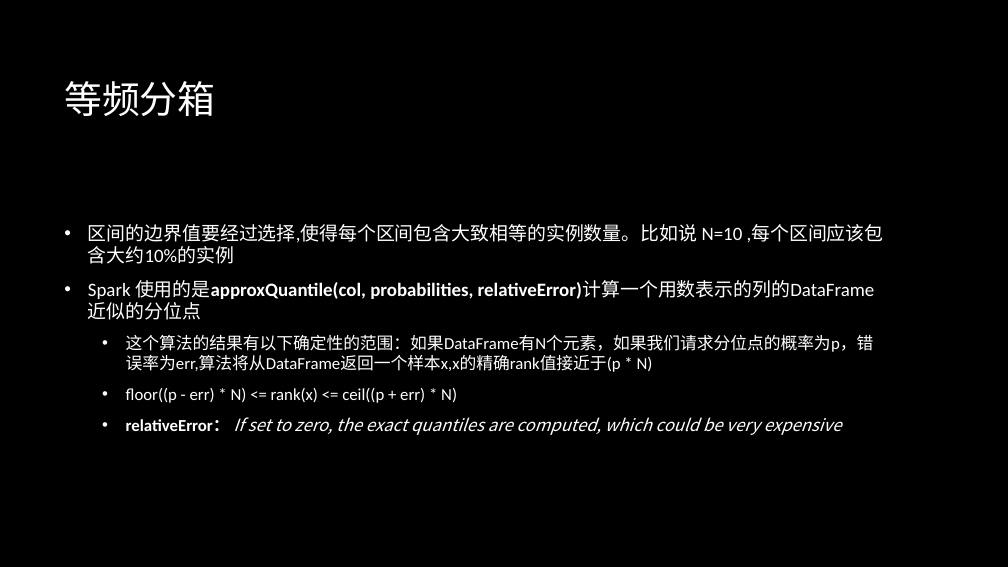
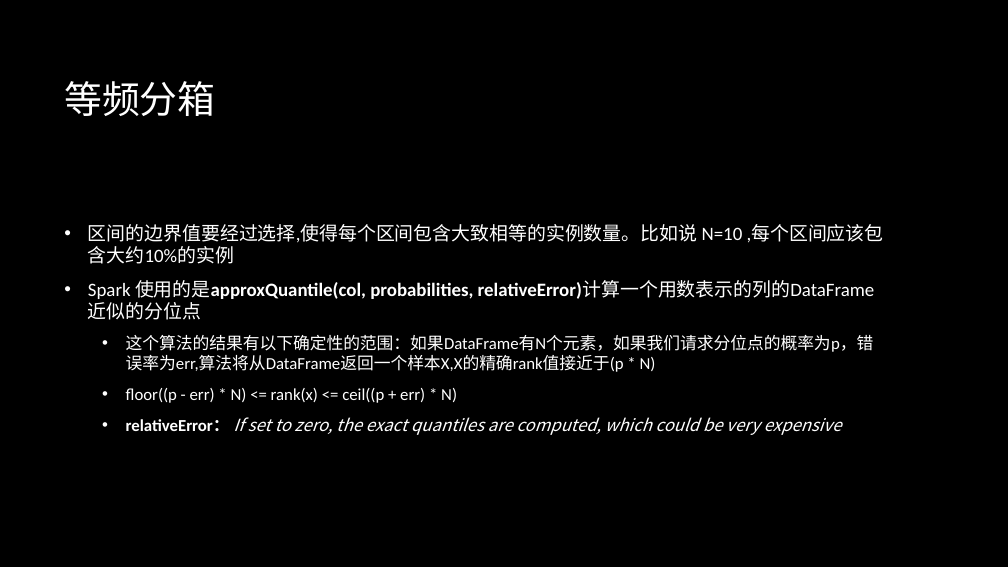
Before and after one commit to NewXLife/ML, a slide deck: slide 6 of docs/shareDoc/统计分析-指标讲解2.pptx. Drawn at 1008x567 pixels with LibreOffice and Linux fonts; fonts in the diff are those of the drawing; background and template pictures are left out. Boxes give left, top, right and bottom in pixels: in the first picture for what was removed or moved away, otherwise in the second. Text is boxed around its words. In the diff, an @@ line names an element or a change of style, - is before the commit and + after.

```diff
--- a/docs/shareDoc/统计分析-指标讲解2.pptx
+++ b/docs/shareDoc/统计分析-指标讲解2.pptx
@@ text at (x1=126, y1=335, x2=874, y2=372): text changed @@
-  • 这个算法的结果有以下确定性的范围：如果DataFrame有N个元素，如果我们请求分位点的概率为p，错误率为err,算法将从DataFrame返回一个样本x,x的精确rank值接近于(p * N)
+  • 这个算法的结果有以下确定性的范围：如果DataFrame有N个元素，如果我们请求分位点的概率为p，错误率为err,算法将从DataFrame返回一个样本X,X的精确rank值接近于(p * N)
```
Also in this commit, not shown: 7 other slides changed, 3 other files.
